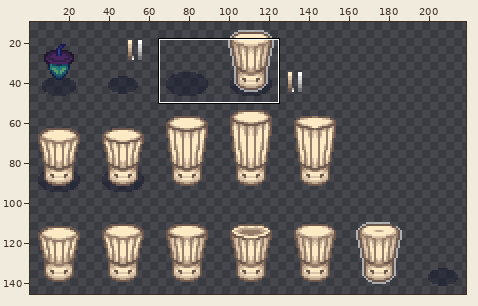
Edited in one commit: pixel-art file (src/- Resource Dump/Aseprite/chef_hat.ase). The picture above shows the old version from afar; the outline marks the close-up.
Close-up. Earlier state:
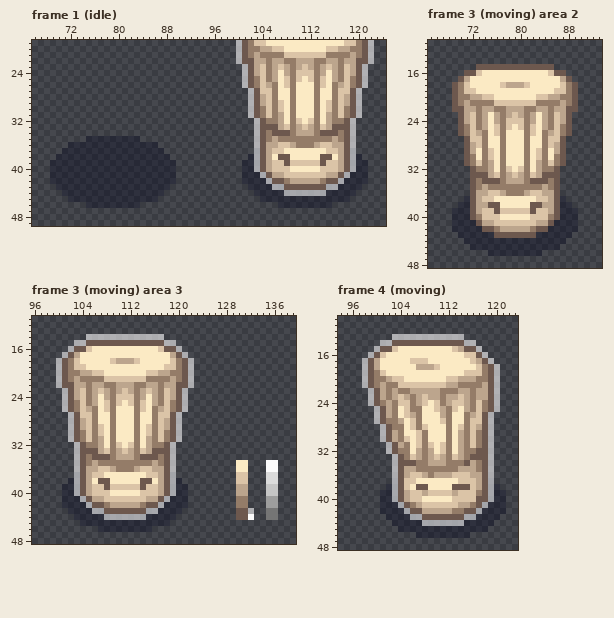
256x256 pixels, 12 frames. Colours within 5 levels of each other are drawn and written as one. Shown: frame 1 (idle): x 66..124, y 19..49; frame 3 (moving) area 2: x 65..93, y 11..48; frame 3 (moving) area 3: x 96..139, y 11..48; frame 4 (moving): x 94..123, y 10..48. The wide view leaves out empty margins. The commit also changed other frames or places, which this record leaves out.
The same view after the edit:
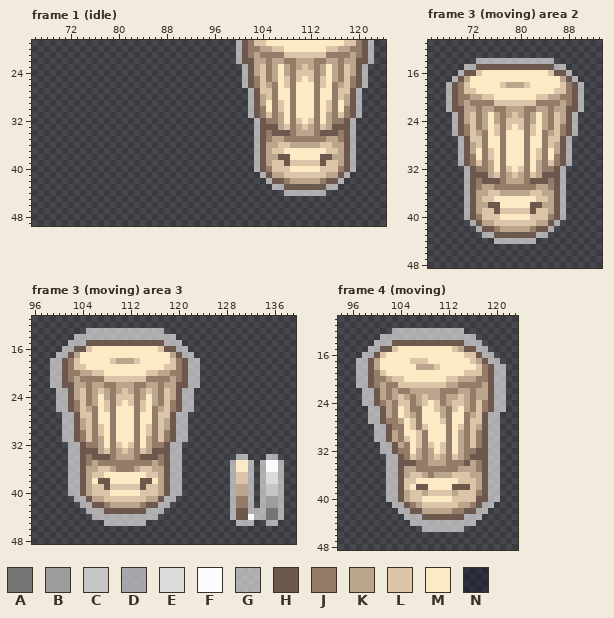
Palette (. is transparent): A #757575  B #9d9d9d  C #c5c5c5  D #cdced3b7  E #dbdbdb  F #fbfbfb  G #ffffff93  H #6d584e  J #947c68  K #bca58d  L #dbc4a7  M #fbeac4  N #01041e55
The edit:
layer "Shadow" now hidden
Frame 1 (idle):
y 23: x 107 L -> M; x 115 L -> M
y 29..30: x 105 L -> M; x 117 L -> M
y 35: x 75..83 NNNNNNNNN -> .........; x 107 J -> K; x 115 J -> K
y 36: x 72..86 NNNNNNNNNNNNNNN -> ...............; x 110..112 JJJ -> KKK
y 37: x 71..87 NNNNNNNNNNNNNNNNN -> .................; x 103 D -> G; x 119 D -> G
y 38: x 70..88 NNNNNNNNNNNNNNNNNNN -> ...................; x 102..103 ND -> .G; x 106 M -> K; x 116 M -> K; x 119..120 DN -> G.
y 39: x 69..89 NNNNNNNNNNNNNNNNNNNNN -> .....................; x 101..103 NND -> ..G; x 119..121 DNN -> G..
y 40: x 69..89 NNNNNNNNNNNNNNNNNNNNN -> .....................; x 101..103 NND -> ..G; x 105 K -> J; x 117 K -> J; x 119..121 DNN -> G..
y 41: x 69..89 NNNNNNNNNNNNNNNNNNNNN -> .....................; x 101..104 NNND -> ...G; x 118..121 DNNN -> G...
y 42: x 69..89 NNNNNNNNNNNNNNNNNNNNN -> .....................; x 101..105 NNNND -> ....G; x 117..121 DNNNN -> G....
y 43: x 70..88 NNNNNNNNNNNNNNNNNNN -> ...................; x 102..107 NNNNDD -> ....GG; x 115..120 DDNNNN -> GG....
y 44: x 71..87 NNNNNNNNNNNNNNNNN -> .................; x 103..119 NNNNNDDDDDDDNNNNN -> .....GGGGGGG.....
y 45: x 72..86 NNNNNNNNNNNNNNN -> ...............; x 104..118 NNNNNNNNNNNNNNN -> ...............
y 46: x 75..83 NNNNNNNNN -> .........; x 107..115 NNNNNNNNN -> .........
Frame 3 (moving) area 2:
y 14: x 73..85 ............. -> GGGGGGGGGGGGG
y 15: x 71..72 .. -> GG; x 86..87 .. -> GG
y 16: x 70 . -> G; x 88 . -> G
y 17: x 69 . -> G; x 89 . -> G
y 18..22: x 68 . -> G; x 90 . -> G
y 23..26: x 69 . -> G; x 89 . -> G
y 27..31: x 70 . -> G; x 88 . -> G
y 32..34: x 71 . -> G; x 87 . -> G
y 35: x 71 . -> G; x 75 J -> K; x 83 J -> K; x 87 . -> G
y 36: x 71 . -> G; x 78..80 JJJ -> KKK; x 87 . -> G
y 37: x 71 N -> G; x 87 N -> G
y 38: x 70..71 NN -> .G; x 87..88 NN -> G.
y 39..40: x 69..71 NNN -> ..G; x 87..89 NNN -> G..
y 41: x 69..72 NNNN -> ...G; x 86..89 NNNN -> G...
y 42: x 69..73 NNNNN -> ....G; x 85..89 NNNNN -> G....
y 43: x 70..75 NNNNNN -> ....GG; x 83..88 NNNNNN -> GG....
y 44: x 71..87 NNNNNNNNNNNNNNNNN -> .....GGGGGGG.....
y 45: x 72..86 NNNNNNNNNNNNNNN -> ...............
y 46: x 75..83 NNNNNNNNN -> .........
Frame 3 (moving) area 3:
y 13: x 105..117 ............. -> GGGGGGGGGGGGG
y 14: x 103..104 .. -> GG; x 118..119 .. -> GG
y 15: x 102 . -> G; x 120 . -> G
y 16: x 101 . -> G; x 121 . -> G
y 17: x 100 . -> G; x 122 . -> G
y 18..22: x 99 . -> G; x 123 . -> G
y 23..26: x 100 . -> G; x 122 . -> G
y 27..31: x 101 . -> G; x 121 . -> G
y 32..33: x 102 . -> G; x 120 . -> G
y 34: x 102 . -> G; x 120 . -> G; x 130..131 .. -> GG; x 135..136 .. -> GG
y 35..36: x 102 . -> G; x 120 . -> G; x 129 . -> G; x 132 . -> G; x 134 . -> G; x 137 . -> G
y 37: x 102..103 .D -> GG; x 119..120 D. -> GG; x 129 . -> G; x 132 . -> G; x 134 . -> G; x 137 . -> G
y 38: x 102..103 ND -> GG; x 119..120 DN -> GG; x 129 . -> G; x 132 . -> G; x 134 . -> G; x 137 . -> G
y 39..40: x 101..103 NND -> .GG; x 119..121 DNN -> GG.; x 129 . -> G; x 132 . -> G; x 134 . -> G; x 137 . -> G
y 41: x 101..104 NNND -> ..GG; x 118..121 DNNN -> GG..; x 129 . -> G; x 132 . -> G; x 134 . -> G; x 137 . -> G
y 42: x 101..105 NNNND -> ...GG; x 117..121 DNNNN -> GG...; x 129 . -> G; x 132 . -> G; x 134 . -> G; x 137 . -> G
y 43: x 102..107 NNNNDD -> ...GGG; x 115..120 DDNNNN -> GGG...; x 129 . -> G; x 133..134 .. -> GG; x 137 . -> G
y 44: x 103..119 NNNNNDDDDDDDNNNNN -> ...GGGGGGGGGGG...; x 129 . -> G; x 133..134 .. -> GG; x 137 . -> G
y 45: x 104..118 NNNNNNNNNNNNNNN -> ....GGGGGGG....; x 130..132 ... -> GGG; x 135..136 .. -> GG
y 46: x 107..115 NNNNNNNNN -> .........
Frame 4 (moving):
y 12: x 103..114 ............ -> GGGGGGGGGGGG
y 13: x 101..102 .. -> GG; x 115..116 .. -> GG
y 14: x 100 . -> G; x 117 . -> G
y 15: x 99 . -> G; x 118 . -> G
y 16: x 98 . -> G; x 119 . -> G
y 17: x 97 . -> G; x 120 . -> G
y 18..21: x 97 . -> G; x 121 . -> G
y 22..24: x 98 . -> G; x 121 . -> G
y 25: x 99 . -> G; x 121 . -> G
y 26..27: x 99 . -> G; x 120 . -> G
y 28..30: x 100 . -> G; x 120 . -> G
y 31..32: x 101 . -> G; x 120 . -> G
y 33..36: x 102 . -> G; x 120 . -> G
y 37: x 102..103 .D -> GG; x 119..120 D. -> GG
y 38: x 102..103 ND -> GG; x 119..120 DN -> GG
y 39..40: x 101..103 NND -> .GG; x 119..121 DNN -> GG.
y 41: x 101..104 NNND -> ..GG; x 118..121 DNNN -> GG..
y 42: x 101..105 NNNND -> ...GG; x 117..121 DNNNN -> GG...
y 43: x 102..107 NNNNDD -> ...GGG; x 115..120 DDNNNN -> GGG...
y 44: x 103..119 NNNNNDDDDDDDNNNNN -> ...GGGGGGGGGGG...
y 45: x 104..118 NNNNNNNNNNNNNNN -> ....GGGGGGG....
y 46: x 107..115 NNNNNNNNN -> .........
